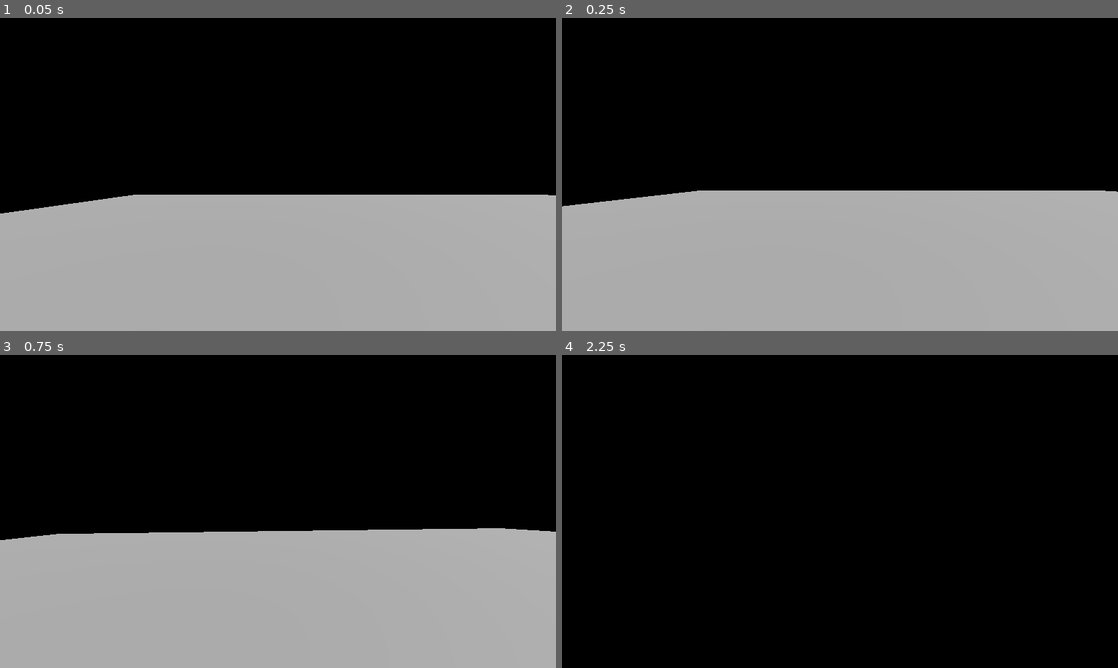
Above: before the commit, frames 1-4 (two rows, left to right).
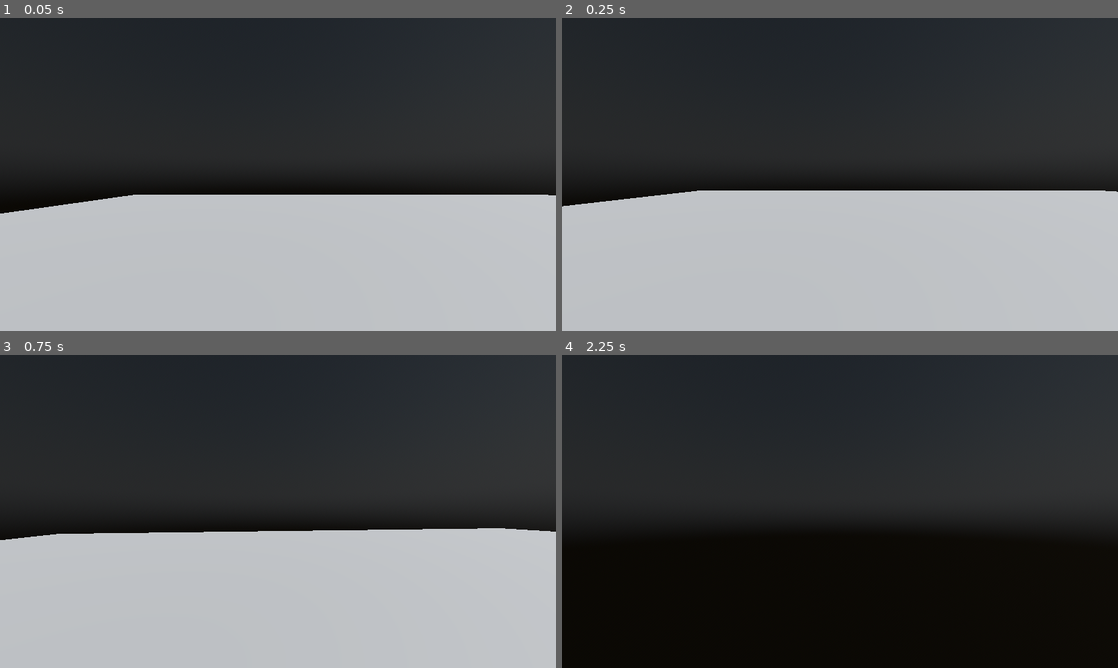
Above: after the commit, the same moments.

Repository: FlankerDa/davidshi.github.io
Game: Godot game, scene res://FPSDuel.tscn
The game is run twice, just before and just after one commit, with the same random seed, the same clock (stepped at 60 frames per second) and the same inputs. This scene is started directly instead of the project's main scene.
Inputs (mouse positions are in pixels of both pictures, inside the frame that each line leads up to):
- Up to frame 1 (0.05 s): no input
- Up to frame 2 (0.25 s): no input
- Up to frame 3 (0.75 s): tap Enter at 0.5 s; move the mouse to (305, 511) at 0.52 s; press the mouse at (305, 511) at 0.53 s; hold W (move_forward) from 0.53 s (still down)
- Up to frame 4 (2.25 s): keep holding W (move_forward); tap Space (jump) at 0.77, 1.52 s; move the mouse to (812, 511) at 1.27 s; release the mouse at (812, 511) at 1.28 s; click (812, 511) at 1.35 s; move the mouse to (851, 505) at 2.02 s; press the mouse at (851, 505) at 2.03 s

The runs differ from the first frame. In frame 1, 96% of the frame differs, in the area x 0-100%, y 0-100%; in frame 2, 97%; in frame 3, 97%; in frame 4, 55%.

Commit message:
added skybox

Diff:
--- a/Capstone/capstone-project/capstone/FPSDuel.tscn
+++ b/Capstone/capstone-project/capstone/FPSDuel.tscn
@@ -8,13 +8,19 @@
 [sub_resource type="BoxShape3D" id="BoxShape3D_cgrvk"]
 size = Vector3(20, 0.2, 20)
 
+[sub_resource type="PhysicalSkyMaterial" id="PhysicalSkyMaterial_cgrvk"]
+
 [sub_resource type="Sky" id="Sky_cgrvk"]
+sky_material = SubResource("PhysicalSkyMaterial_cgrvk")
 
 [sub_resource type="Environment" id="Environment_3hr45"]
 background_mode = 2
 sky = SubResource("Sky_cgrvk")
 ambient_light_source = 3
-ambient_light_color = Color(0.41042238, 0.7149471, 0.82674843, 1)
+ambient_light_color = Color(0.101199724, 0.73165345, 0.92334765, 1)
+reflected_light_source = 2
+sdfgi_enabled = true
+sdfgi_energy = 0.1
 
 [node name="FPSDuel" type="Node3D"]
 script = ExtResource("1_2upek")
Not shown: 1 places in Capstone/capstone-project/capstone/FPSDuel.tscn that only renumber resources
